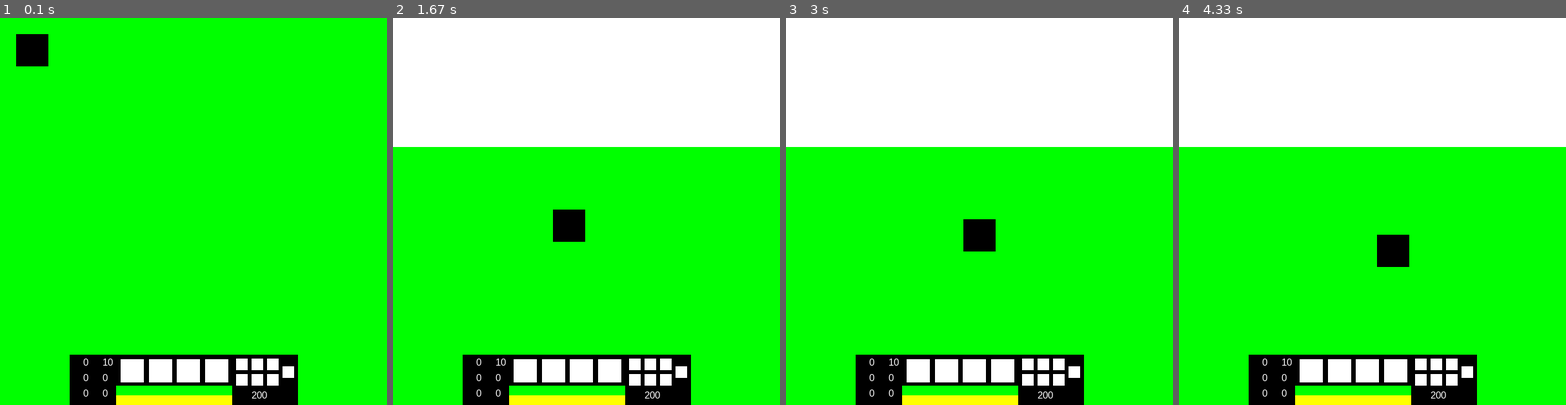
Above: before the commit, frames 1-4 (left to right).
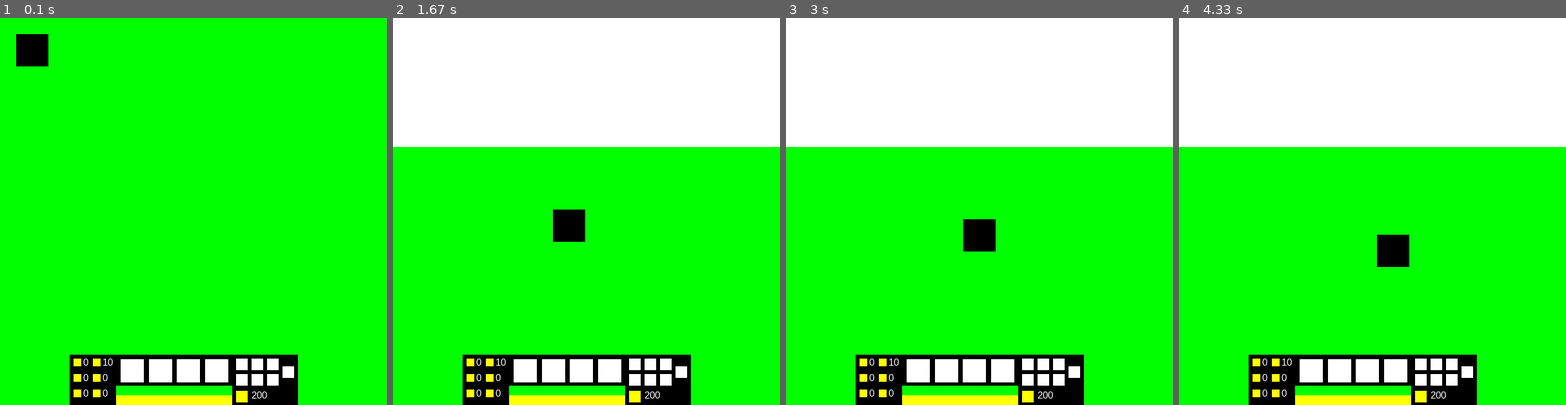
Above: after the commit, the same moments.

Repository: ibasow1015/Meme-Online-Battle-Arena
Game: pygame game, started from Main/Main.py
Same seed, same stepped clock (60 frames per second), same inputs: the game is played once before the commit and once after it.
Inputs (mouse positions are in pixels of both pictures, inside the frame that each line leads up to):
- Up to frame 1 (0.1 s): no input
- Up to frame 2 (1.67 s): right-click (571, 226) at 0.38 s; hold Right 0.67-1.13 s; hold Up 1.17-1.63 s
- Up to frame 3 (3 s): right-click (979, 234) at 1.72 s
- Up to frame 4 (4.33 s): hold Down 3.07-3.37 s; hold Up 3.83-4.2 s; right-click (1511, 346) at 4.28 s

The runs differ from the first frame. In frame 1, 0.3% of the frame differs, in the area x 19-64%, y 88-100%; in frame 2, 0.3%; in frame 3, 0.3%; in frame 4, 0.3%.

Commit message:
I missed a couple of merge errors and I renamed the player class class

Diff:
--- a/Main/Characters.py
+++ b/Main/Characters.py
@@ -39,7 +39,7 @@
 	def update(self):
 		self.move()
 
-class Warrior(Player):
+class Test(Player):
 	def __init__(self,x,y,name):
 		Player.__init__(self,x,y,name)
 
@@ -59,7 +59,7 @@
 		self.resist=0
 
 def initCharacter(data):
-	data.player=Warrior(50,50,'Player1')
+	data.player=Test(50,50,'Test')
 	data.players.add(data.player)
 
 def drawCharacter(display,data):
--- a/Main/Main.py
+++ b/Main/Main.py
@@ -51,10 +51,10 @@
 
 def redrawAll(display, data):
     Characters.drawCharacter(display,data)
-    icons.drawIcons(display,data)
     drawMap.drawMap(data, display)
     Characters.drawCharacter(display,data)
     UI.drawTaskbar(display,data)
+    icons.drawIcons(display,data)
 
 
 def run(width=300, height=300):
